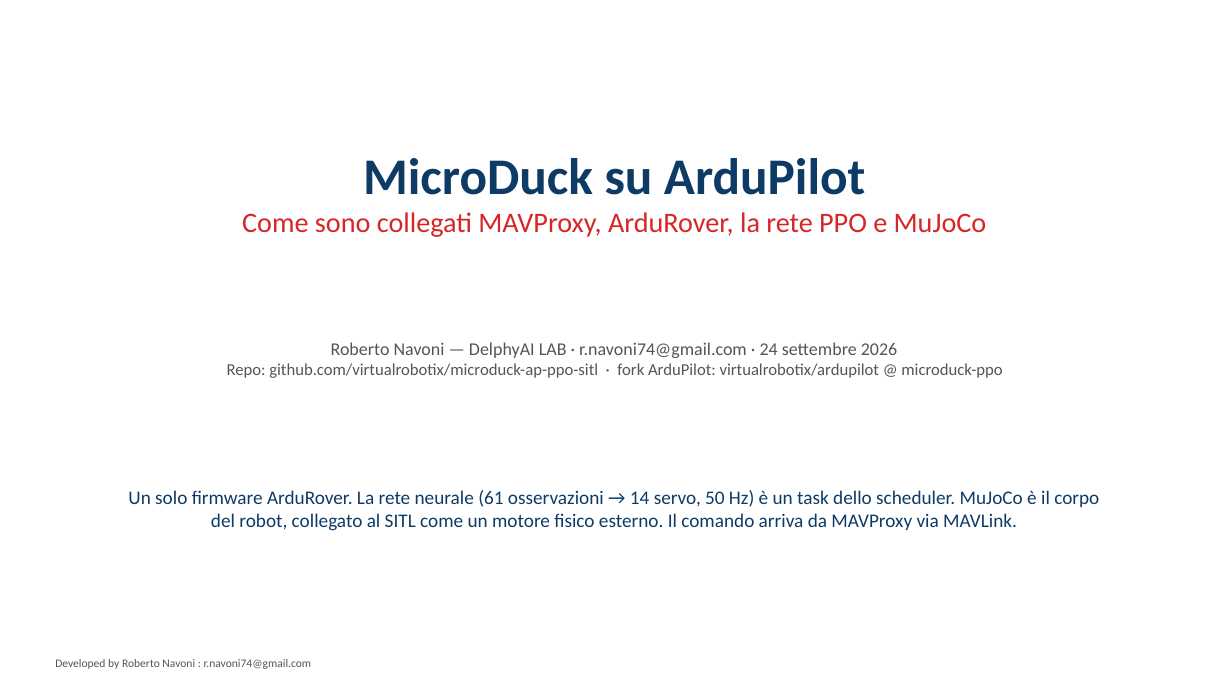
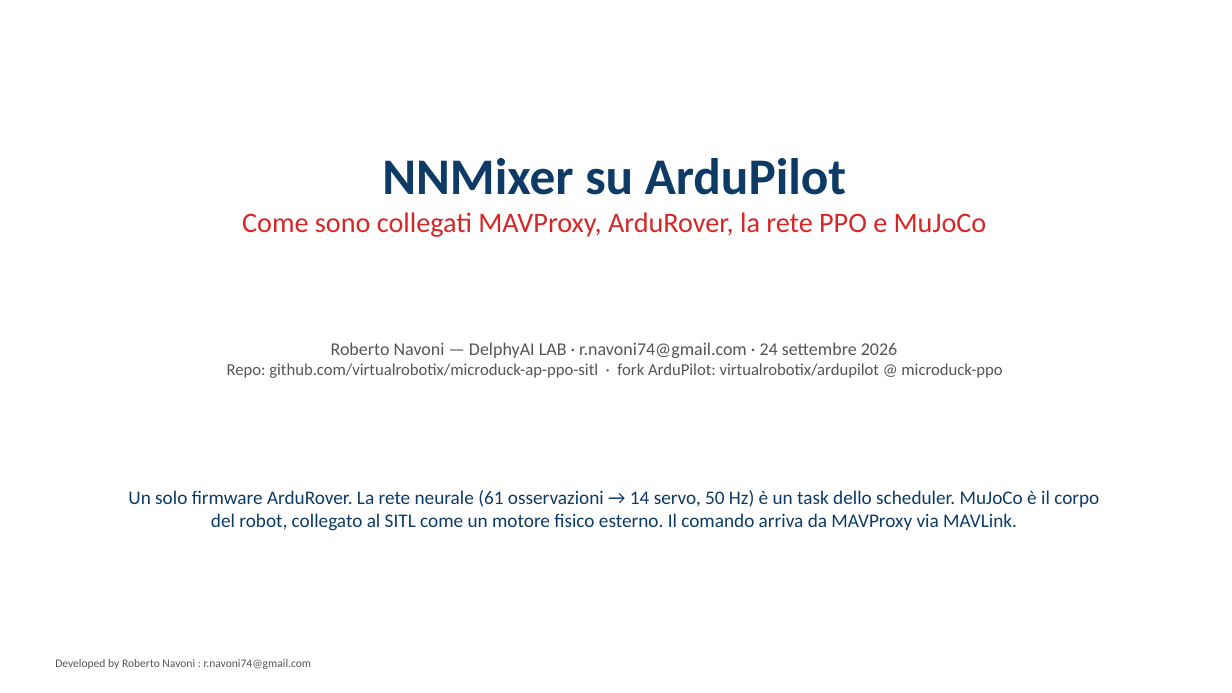
Before and after one commit to virtualrobotix/Arudpilot-Neural-Mixer, a slide deck: slide 1 of docs/architettura-integrazione.pptx. Drawn at 1232x693 pixels with LibreOffice and Linux fonts; fonts in the diff are those of the drawing. Boxes give left, top, right and bottom in pixels: in the first picture for what was removed or moved away, otherwise in the second. Text is boxed around its words. In the diff, an @@ line names an element or a change of style, - is before the commit and + after.

```diff
--- a/docs/architettura-integrazione.pptx
+++ b/docs/architettura-integrazione.pptx
@@ text at [382,158,846,195]: text changed @@
-MicroDuck su ArduPilot
+NNMixer su ArduPilot
```
Also in this commit, not shown: 10 other slides changed, 24 other files.
